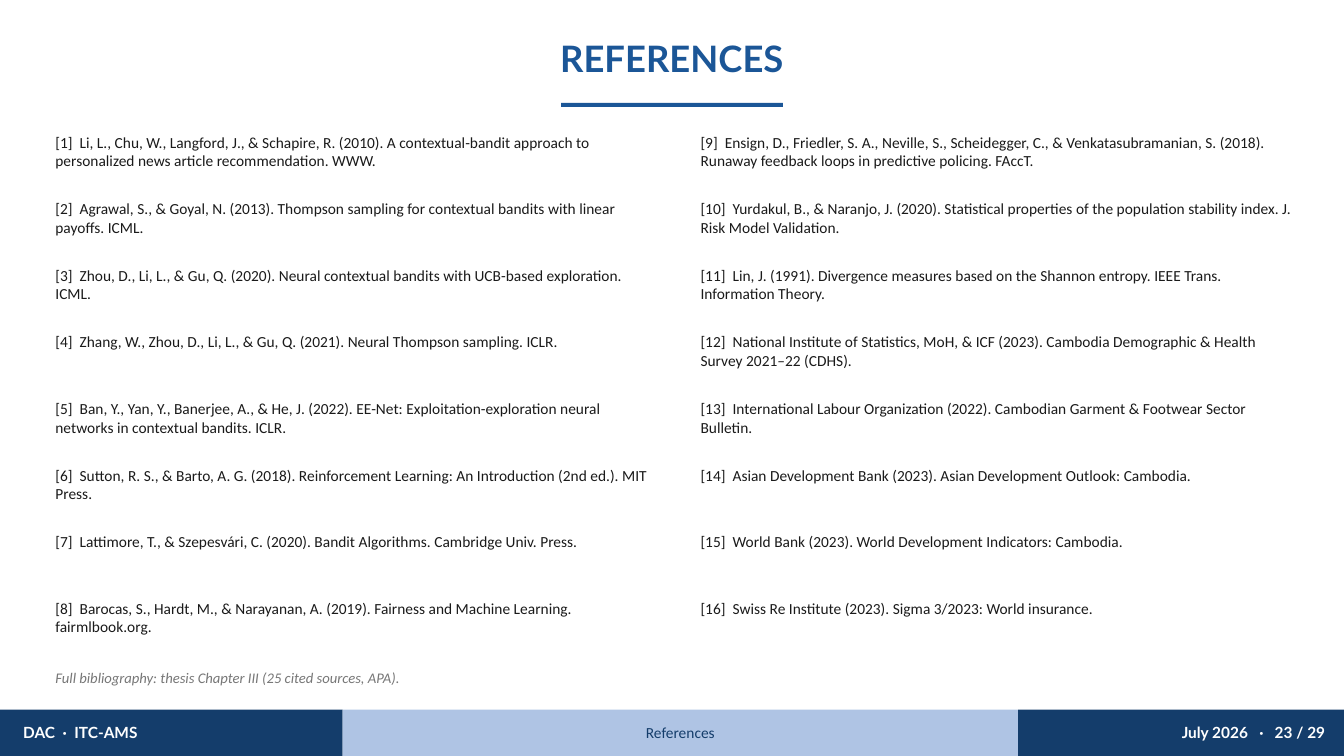
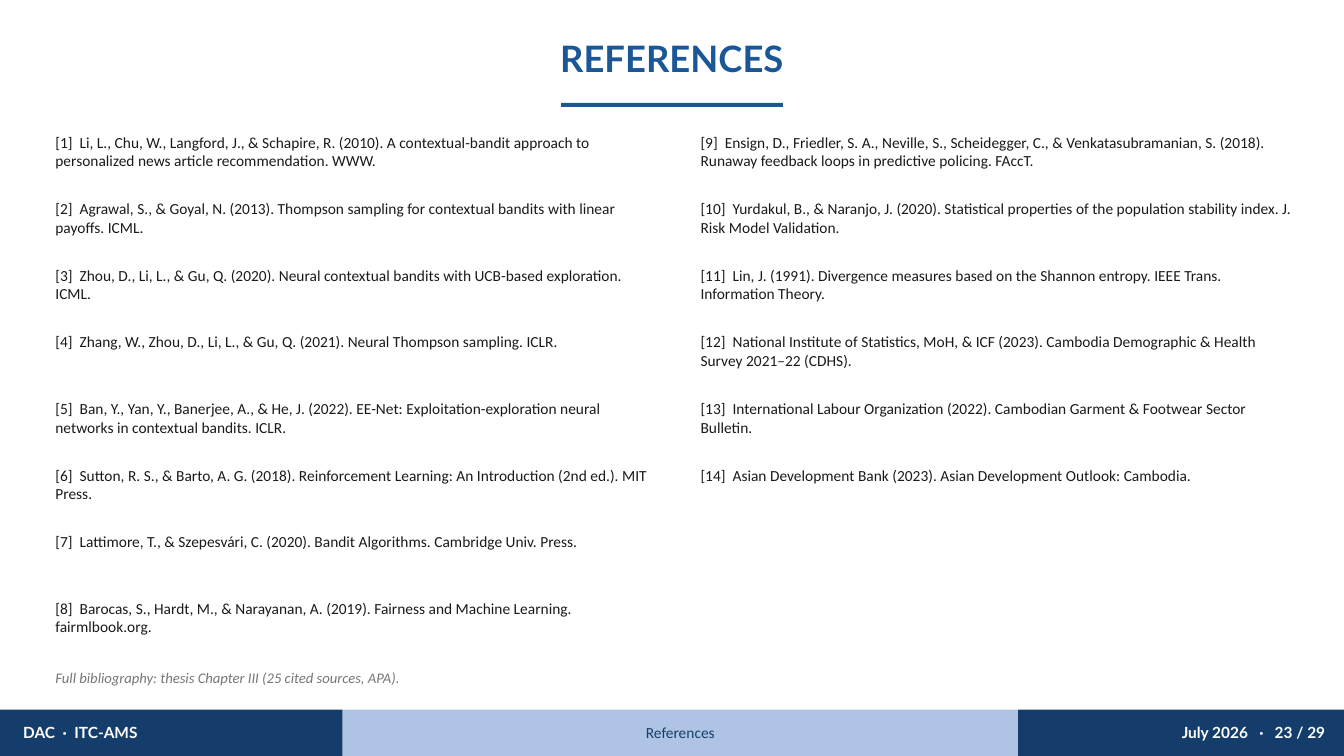
Before and after one commit to PolyTheML/DAC-UW-Thesis, a slide deck: slide 28 of thesis/health_rl/burgundy_defense_presentation.pptx. Drawn at 1344x756 pixels with LibreOffice and Linux fonts; fonts in the diff are those of the drawing. Boxes give left, top, right and bottom in pixels: in the first picture for what was removed or moved away, otherwise in the second. Text is boxed around its words. In the diff, an @@ line names an element or a change of style, - is before the commit and + after.

```diff
--- a/thesis/health_rl/burgundy_defense_presentation.pptx
+++ b/thesis/health_rl/burgundy_defense_presentation.pptx
@@ text removed at [701, 536, 1123, 550] @@
-[15] World Bank (2023). World Development Indicators: Cambodia.
@@ text removed at [701, 603, 1092, 617] @@
-[16] Swiss Re Institute (2023). Sigma 3/2023: World insurance.
```
Also in this commit, not shown: 5 other slides changed, 1 other file.
